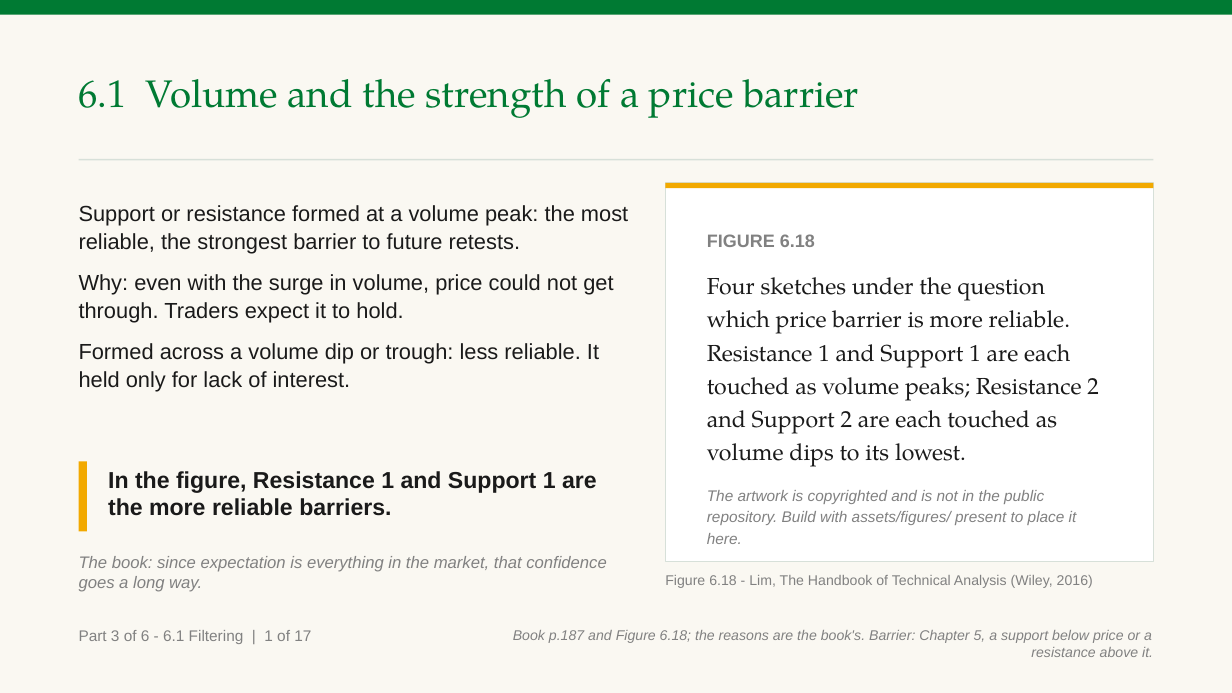
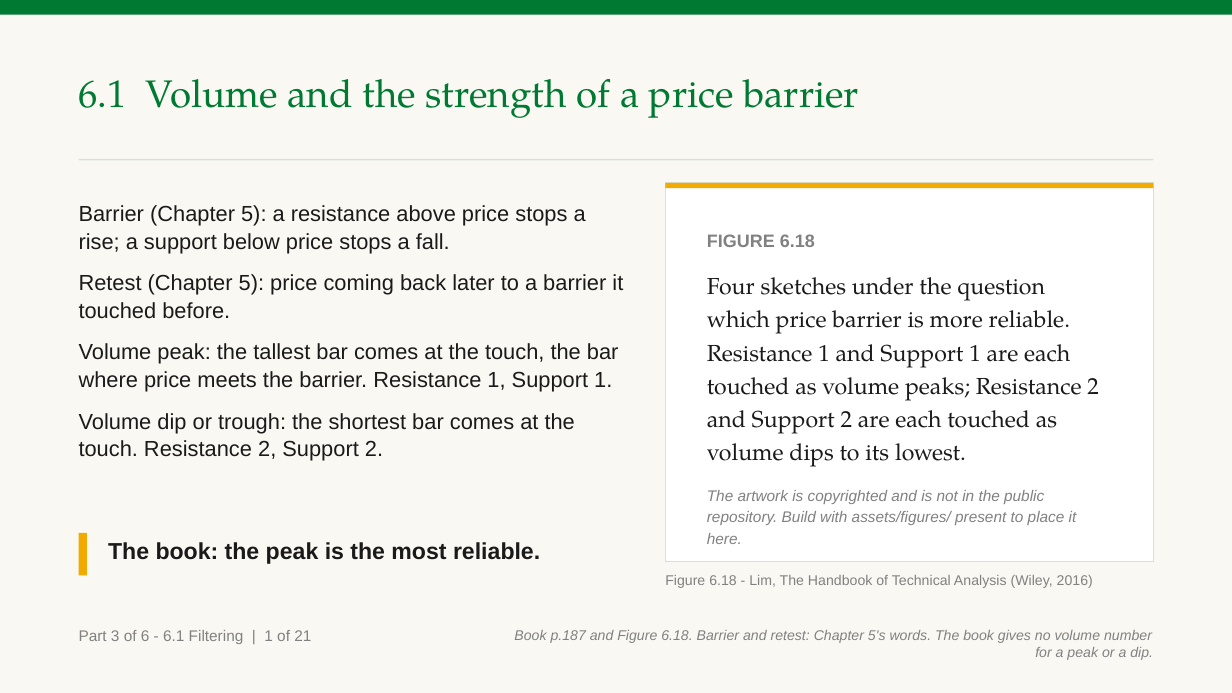
Before and after one commit to benjiesotelo-sudo/Telos_FIN1209, a slide deck: slide 51 of chapter-06/FIN1209-Chapter-06.pptx. Drawn at 1232x693 pixels with LibreOffice and Linux fonts; fonts in the diff are those of the drawing. Boxes give left, top, right and bottom in pixels: in the first picture for what was removed or moved away, otherwise in the second. Text is boxed around its words. In the diff, an @@ line names an element or a change of style, - is before the commit and + after.

```diff
--- a/chapter-06/FIN1209-Chapter-06.pptx
+++ b/chapter-06/FIN1209-Chapter-06.pptx
@@ text at box(79, 205, 623, 461): text changed @@
-Support or resistance formed at a volume peak: the most reliable, the strongest barrier to future retests.
-Why: even with the surge in volume, price could not get through. Traders expect it to hold.
-Formed across a volume dip or trough: less reliable. It held only for lack of interest.
+Barrier (Chapter 5): a resistance above price stops a rise; a support below price stops a fall.
+Retest (Chapter 5): price coming back later to a barrier it touched before.
+Volume peak: the tallest bar comes at the touch, the bar where price meets the barrier. Resistance 1, Support 1.
+Volume dip or trough: the shortest bar comes at the touch. Resistance 2, Support 2.
@@ text removed at box(108, 471, 597, 516) @@
-In the figure, Resistance 1 and Support 1 are the more reliable barriers.
@@ rectangle: place and size @@
-rectangle at box(79, 461, 87, 531)
+rectangle at box(79, 533, 87, 576)
@@ text at box(108, 542, 540, 564): text changed; size 13 to 18 pt; text colour #818181 to #1A1A1A; bold on; italic off @@
-The book: since expectation is everything in the market, that confidence goes a long way.
+The book: the peak is the most reliable.
@@ text at box(79, 630, 311, 644): text changed @@
-Part 3 of 6 - 6.1 Filtering | 1 of 17
+Part 3 of 6 - 6.1 Filtering | 1 of 21
@@ text at box(514, 630, 1153, 660): text changed @@
-Book p.187 and Figure 6.18; the reasons are the book's. Barrier: Chapter 5, a support below price or a resistance above it.
+Book p.187 and Figure 6.18. Barrier and retest: Chapter 5's words. The book gives no volume number for a peak or a dip.
```
Also in this commit, not shown: 16 other slides changed, 4 slides added, 3 other files.
